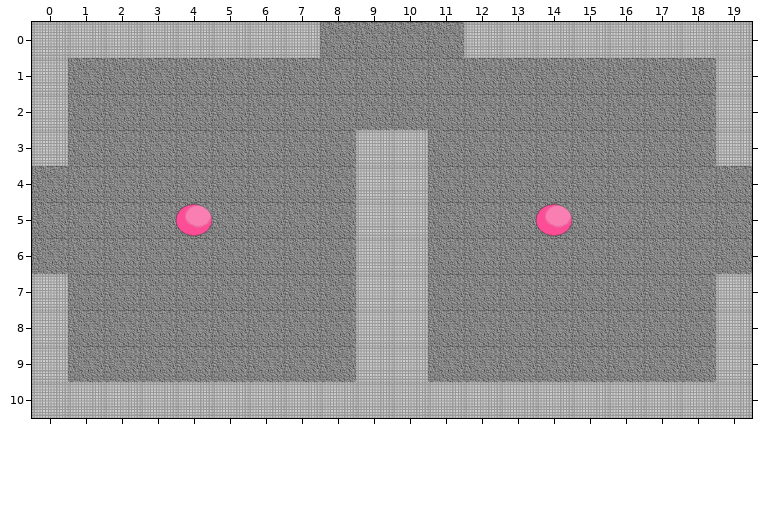
A Tiled map gets an edit: Assets/Resources/Rooms/NEW2.tmx. The picture above was drawn from the file before the commit.
Cells are 64x64 px. Shown: x 0..19, y 0..10.
New version:
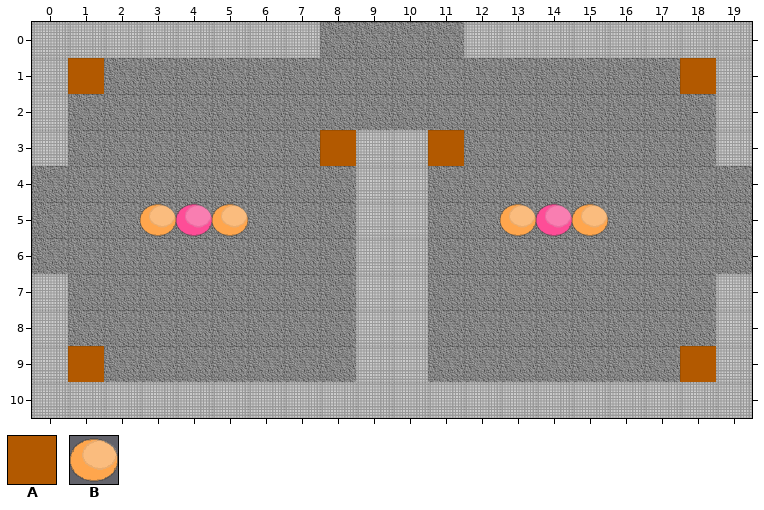
Key: from "DestructSpawn": A 0; from "MobSpawner": B 0.
Objects are placed by their top-left corner, in cells (3,4 is the top-left corner of cell 3,4); size is 1x1 cell unless given.
Difference:
--- layer "Destructables"
+A at 18,1
+A at 1,1
+A at 8,3
+A at 11,3
+A at 18,9
+A at 1,9
--- layer "Mobs"
+B at 13,5
+B at 5,5
+B at 3,5
+B at 15,5
